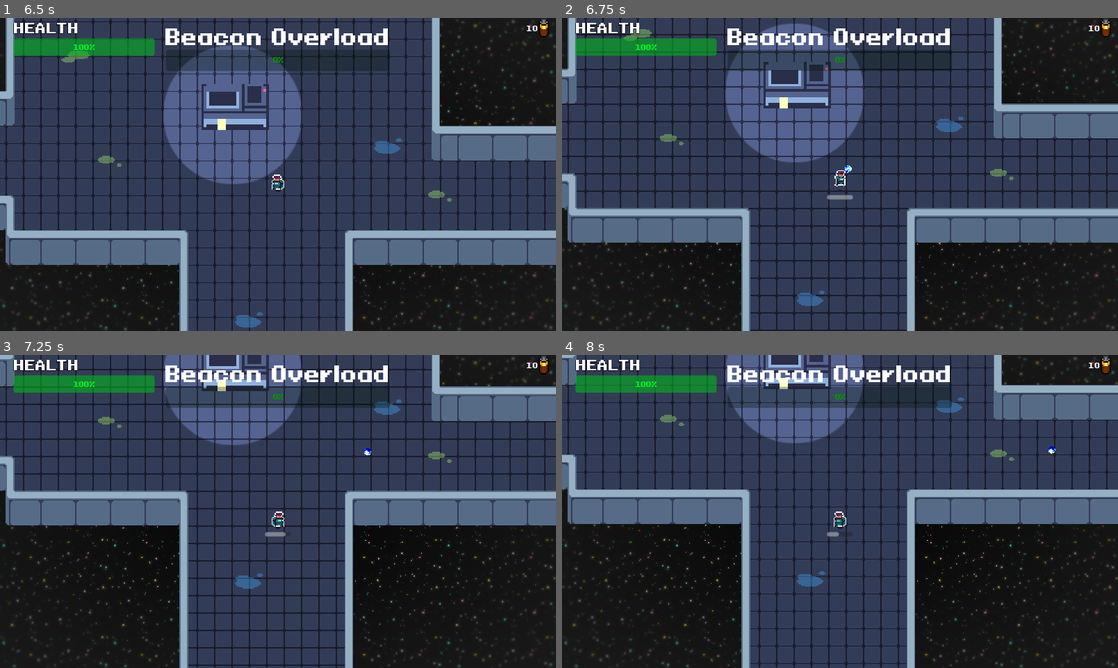
Above: before the commit, frames 1-4 (two rows, left to right).
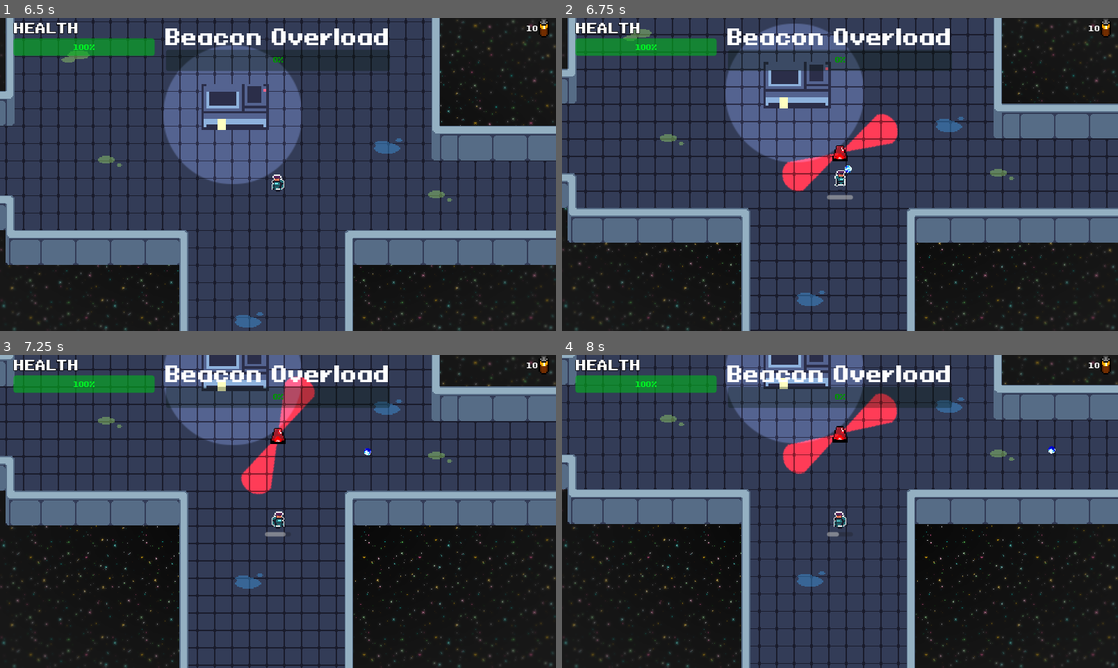
Above: after the commit, the same moments.

Repository: AugustanaCSC380January2024/final-game-solo
Game: Godot game, scene res://Scenes/main_menu.tscn
The game is run twice, just before and just after one commit, with the same random seed, the same clock (stepped at 60 frames per second) and the same inputs. Sound files missing from this copy of the repository are replaced by a short silence.
Inputs (mouse positions are in pixels of both pictures, inside the frame that each line leads up to):
- Up to frame 1 (6.5 s): click "Load Game" at 0.5 s; click "Continue" at 1.25 s; tap Enter at 2 s; move the mouse to (400, 158) at 2.02 s; hold Right (ui_right) 2.03-2.75 s; tap E (interact) at 2.1, 3.6, 5.1 s; click (400, 158) at 2.17 s; drag from (166, 190) to (239, 105) at 2.77 s; move the mouse to (333, 105) at 3.52 s; hold Right (ui_right) 3.53-4.25 s; drag from (250, 237) to (111, 127) at 4.27 s; move the mouse to (444, 221) at 5.02 s; hold Left (ui_left) 5.03-5.75 s; drag from (111, 127) to (194, 96) at 5.77 s
- Up to frame 2 (6.75 s): tap Space at 6.5 s; move the mouse to (867, 174) at 6.52 s; hold Down (ui_down) from 6.53 s (still down); tap E (interact) at 6.6 s; click (867, 174) at 6.67 s
- Up to frame 3 (7.25 s): keep holding Down (ui_down)
- Up to frame 4 (8 s): release Down (ui_down) at 7.25 s; drag from (756, 433) to (728, 527) at 7.27 s

Frame 1 is identical in both runs. In frame 2, 1.4% of the frame differs, in the area x 39-61%, y 30-56%; in frame 3, 1.4%; in frame 4, 1.5%, in the area x 39-61%, y 12-38%.

Commit message:
Added a siren with working lights and sounds

Diff:
--- a/Scenes/boss.tscn
+++ b/Scenes/boss.tscn
@@ -278,7 +278,7 @@
 [node name="Boss" type="CharacterBody2D" groups=["enemy"]]
 scale = Vector2(2, 2)
 collision_layer = 4
-collision_mask = 39
+collision_mask = 167
 motion_mode = 1
 wall_min_slide_angle = 0.0
 script = ExtResource("1_36gm7")
--- a/Scenes/enemy.tscn
+++ b/Scenes/enemy.tscn
@@ -220,7 +220,7 @@
 
 [node name="Enemy" type="CharacterBody2D" groups=["enemy"]]
 collision_layer = 4
-collision_mask = 39
+collision_mask = 167
 motion_mode = 1
 wall_min_slide_angle = 0.0
 script = ExtResource("1_bs184")
--- a/Scenes/player.tscn
+++ b/Scenes/player.tscn
@@ -340,6 +340,8 @@
 
 [node name="EnergyOrbContainer" type="Node" parent="."]
 
+[node name="SirenContainer" type="Node" parent="."]
+
 [node name="UI" parent="." instance=ExtResource("3_syg6f")]
 
 [node name="AnimationPlayer" type="AnimationPlayer" parent="."]
--- /dev/null
+++ b/Scenes/siren.tscn
@@ -0,0 +1,45 @@
+[gd_scene load_steps=5 format=3 uid="uid://bpjjmgsri0bfh"]
+
+[ext_resource type="Script" path="res://Scripts/siren.gd" id="1_006ie"]
+[ext_resource type="Texture2D" uid="uid://2lo0xbg0218w" path="res://Assets/Sprites/siren.png" id="1_v88nj"]
+[ext_resource type="Texture2D" uid="uid://b32mec3wbctjv" path="res://Assets/Sprites/directional_light.png" id="2_rnict"]
+[ext_resource type="AudioStream" uid="uid://ckq1lu2nsslrh" path="res://Assets/Sounds/DS_MTH_fx_one_shot_alarm.wav" id="4_1gb28"]
+
+[node name="Siren" type="StaticBody2D"]
+collision_layer = 128
+collision_mask = 21
+script = ExtResource("1_006ie")
+
+[node name="Sprite2D" type="Sprite2D" parent="."]
+texture = ExtResource("1_v88nj")
+
+[node name="CollisionPolygon2D" type="CollisionPolygon2D" parent="."]
+polygon = PackedVector2Array(7, 8, -7, 8, -7, 3, -6, 3, -6, 0, -5, 0, -5, -3, -4, -3, -4, -6, -3, -6, -3, -7, 3, -7, 3, -6, 4, -6, 4, -3, 5, -3, 5, 0, 6, 0, 6, 3, 7, 3)
+
+[node name="Lights" type="Node2D" parent="."]
+
+[node name="TopLight" type="PointLight2D" parent="Lights"]
+rotation = 3.14159
+color = Color(1, 0, 0, 1)
+energy = 6.5
+texture = ExtResource("2_rnict")
+offset = Vector2(0, 32)
+
+[node name="BottomLight" type="PointLight2D" parent="Lights"]
+rotation = 3.14159
+color = Color(1, 0, 0, 1)
+energy = 6.5
+texture = ExtResource("2_rnict")
+offset = Vector2(0, 32)
+
+[node name="AudioStreamPlayer2D" type="AudioStreamPlayer2D" parent="."]
+stream = ExtResource("4_1gb28")
+volume_db = -9.0
+pitch_scale = 0.7
+autoplay = true
+
+[node name="LifeSpan" type="Timer" parent="."]
+wait_time = 3.0
+autostart = true
+
+[connection signal="timeout" from="LifeSpan" to="." method="_on_life_span_timeout"]
--- a/Scripts/game.gd
+++ b/Scripts/game.gd
@@ -143,6 +143,8 @@
 	round_start_label.visible = false
 	print("Round Complete")
 	ambient_music_player.play()
+	player.health = player.max_health
+	player.update_health_bar()
 	if round == 11:
 		win_screen.visible = true
 
@@ -297,13 +299,10 @@
 			var distance = player.global_position.distance_to(player2.global_position)
 			#var desired_zoom = abs(distance /200)
 			var zoom_factor = clamp(max_zoom-abs(distance /500), min_zoom, max_zoom)
-			#print(zoom_factor)
 			player_cam.zoom = Vector2(zoom_factor, zoom_factor)
 	else:
 		if !player.alive:
 				player_cam.global_position = beacon.global_position
 		else:
-			print("TRUER")
 			player_cam.global_position = player.global_position
-			print(player.global_position)
 			player_cam.zoom = Vector2(2.5,2.5)
--- a/Scripts/player.gd
+++ b/Scripts/player.gd
@@ -64,7 +64,11 @@
 func _process(delta):
 	if alive:
 		if Input.is_action_just_pressed("shoot_%s" % [player_id]):# && controller_aim:
+			print("Shot")
 			shoot()
+		if Input.is_action_just_pressed("ability_%s" % [player_id]):
+			print("Caught")
+			activate_siren()
 	cooldown_progress.value = weapon_cooldown.time_left
 
 func _physics_process(delta):
@@ -82,7 +86,6 @@
 		animated_sprite.flip_h = false
 	look_vector.y = (Input.get_action_strength("look_up_%s" % [player_id]) - Input.get_action_strength("look_down_%s" % [player_id]))
 	if look_vector != Vector2.ZERO:
-		print("TURE")
 		crosshair.visible = true
 		crosshair.position = -(look_vector.normalized()*40)
 		controller_aim = true
@@ -131,7 +134,7 @@
 
 func take_damage(damage):
 	health -= damage
-	$UI/HUD/ProgressBar.value = health
+	update_health_bar()
 	hurt_player.stream = hurt_sounds.pick_random()
 	hurt_player.play()
 	if health <= 0:
@@ -141,12 +144,10 @@
 	if alive:
 		hurt_player.stream = death_sound
 		hurt_player.play()
-		print("Dead")
 		alive = false
 		velocity = Vector2.ZERO
 		#animation_player.play("die_%s" % [player_id])
 		#await animation_player.animation_finished
-		print("DONE")
 		visible = false
 		player_die.emit(self)
 
@@ -164,7 +165,7 @@
 	cooldown_progress.visible = false
 
 func upgrade_damage():
-	bullet_damage += 1#bullet_damage/2.0
+	bullet_damage += .5#bullet_damage/2.0
 	bullet_size += .1
 
 func upgrade_weapon_cooldown():
@@ -174,3 +175,16 @@
 
 func upgrade_bullet_speed():
 	bullet_speed += 10
+
+func upgrade_health():
+	max_health = max_health + max_health / 10.0
+	health = max_health
+	update_health_bar()
+func update_health_bar():
+	$UI/HUD/ProgressBar.value = health
+
+func activate_siren():
+	var siren = preload("res://Scenes/siren.tscn").instantiate()
+	siren.global_position = global_position
+	$SirenContainer.add_child(siren)
+	print("Called")
--- /dev/null
+++ b/Scripts/siren.gd
@@ -0,0 +1,16 @@
+extends StaticBody2D
+
+@onready var top_light = $Lights/TopLight
+@onready var bottom_light = $Lights/BottomLight
+
+var rotation_speed = 5
+
+func _ready():
+	bottom_light.rotation = 0
+func _physics_process(delta):
+	top_light.rotate(rotation_speed*delta)
+	bottom_light.rotate(rotation_speed*delta)
+
+
+func _on_life_span_timeout():
+	queue_free()
--- a/Scripts/store_ui.gd
+++ b/Scripts/store_ui.gd
@@ -47,8 +47,7 @@
 	if batteries >= int(heal_player_button.text):
 		spend(int(heal_player_button.text))
 		heal_player_button.text = str(int(int(heal_player_button.text) * increase_rate))
-		player.max_health = player.max_health + player.max_health / 10.0
-		player.health += player.max_health / 10.0
+		player.upgrade_health()
 		if is_two_player():
 			self.get_parent().get_parent().get_node("Player2").max_health = player.max_health
 
--- a/project.godot
+++ b/project.godot
@@ -126,6 +126,16 @@
 "events": [Object(InputEventJoypadMotion,"resource_local_to_scene":false,"resource_name":"","device":0,"axis":2,"axis_value":1.0,"script":null)
 ]
 }
+ability_1={
+"deadzone": 0.5,
+"events": [Object(InputEventKey,"resource_local_to_scene":false,"resource_name":"","device":-1,"window_id":0,"alt_pressed":false,"shift_pressed":false,"ctrl_pressed":false,"meta_pressed":false,"pressed":false,"keycode":0,"physical_keycode":32,"key_label":0,"unicode":32,"echo":false,"script":null)
+]
+}
+ability_2={
+"deadzone": 0.5,
+"events": [Object(InputEventJoypadButton,"resource_local_to_scene":false,"resource_name":"","device":0,"button_index":3,"pressure":0.0,"pressed":false,"script":null)
+]
+}
 
 [input_devices]
 
@@ -140,6 +150,7 @@
 2d_physics/layer_5="enemy_projectiles"
 2d_physics/layer_6="objects"
 2d_physics/layer_7="Collectables"
+2d_physics/layer_8="place_downs"
 
 [rendering]
 
Not shown, added: Assets/Sounds/DS_MTH_fx_one_shot_alarm.wav.import
Not shown, added: Assets/Sounds/DS_VP_fx_foley_one_shot_short_glass_shatter.wav.import
Binary file added: Assets/Sprites/directional_light.png
Not shown, added: Assets/Sprites/directional_light.png.import
Binary file added: Assets/Sprites/siren.png
Not shown, added: Assets/Sprites/siren.png.import
Not shown, added: Assets/Sounds/DS_MTH_fx_one_shot_alarm.wav
Not shown, added: Assets/Sounds/DS_VP_fx_foley_one_shot_short_glass_shatter.wav
